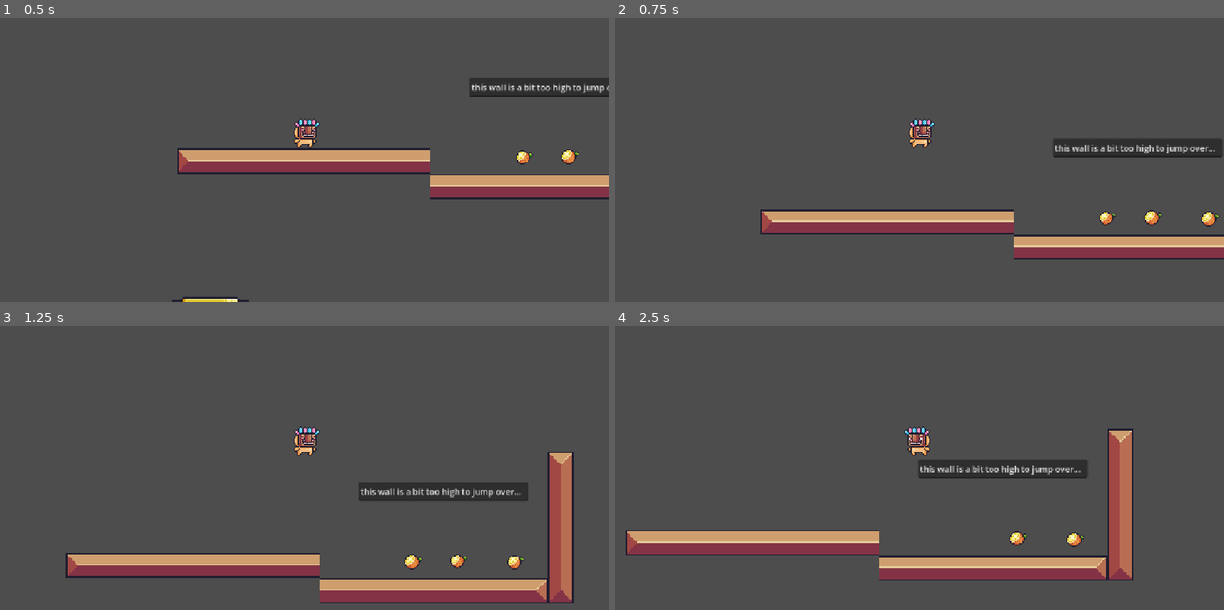
Above: before the commit, frames 1-4 (two rows, left to right).
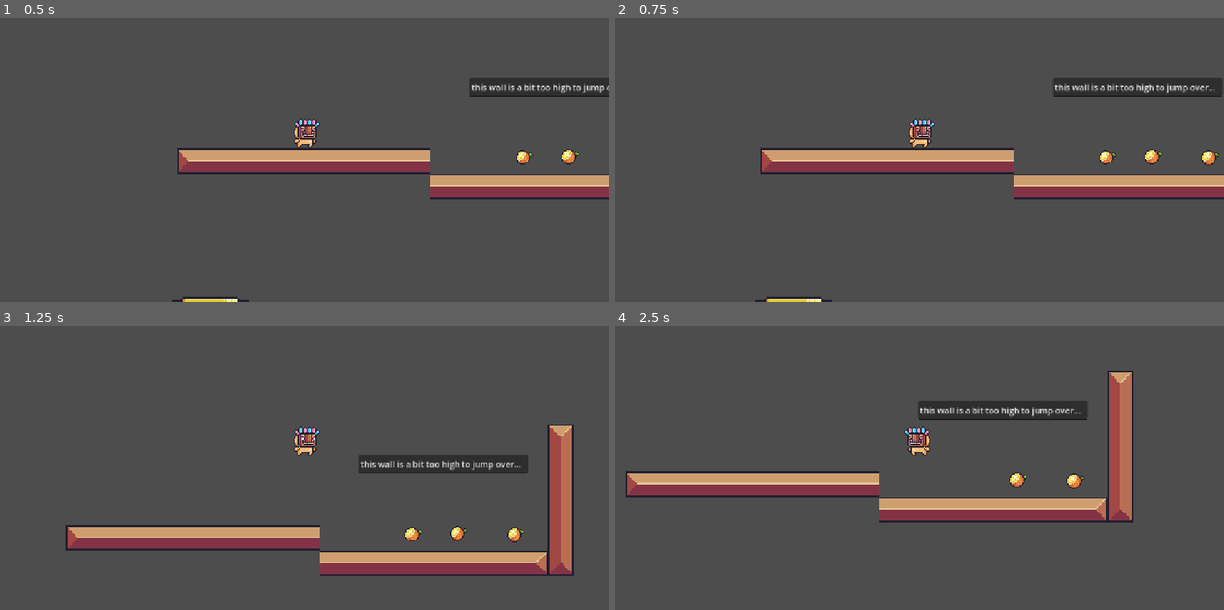
Above: after the commit, the same moments.

Repository: gustdev-c/gmtk-jam-2026
Game: Godot game, scene res://node_2d.tscn
The game is run twice, just before and just after one commit, with the same random seed, the same clock (stepped at 60 frames per second) and the same inputs.
Inputs:
- Up to frame 1 (0.5 s): no input
- Up to frame 2 (0.75 s): tap Enter (ui_accept) at 0.5, 0.6 s; hold Right (ui_right) from 0.53 s (still down)
- Up to frame 3 (1.25 s): keep holding Right (ui_right); tap Space (jump, bound only after the commit) at 0.77, 0.8, 1.07 s
- Up to frame 4 (2.5 s): tap Space (jump, bound only after the commit) at 1.35, 1.52, 1.82, 2.3 s; tap Enter (ui_accept) at 1.55, 2.1 s; release Right (ui_right) at 2.03 s; hold Left (ui_left) from 2.03 s (still down)

Frame 1 is identical in both runs. In frame 2, 17% of the frame differs, in the area x 23-100%, y 21-100%; in frame 3, 19%; in frame 4, 20%, in the area x 1-86%, y 15-90%.

Commit message:
Changed UI input actions for custom input actions

Diff:
--- a/player.gd
+++ b/player.gd
@@ -1,7 +1,7 @@
 extends CharacterBody2D
 
 const SPEED = 300.0
-const JUMP_VELOCITY = -600.0
+const JUMP_VELOCITY = -500.0
 
 var jumpsLeft = 1
 
@@ -14,14 +14,14 @@
 		jumpsLeft = global.maxJumps
 
 	# Handle jump.
-	if Input.is_action_just_pressed("ui_accept"):
+	if Input.is_action_just_pressed("jump"):
 		if is_on_floor() or not is_on_floor() and jumpsLeft > 0:
 			velocity.y = JUMP_VELOCITY
 			jumpsLeft = jumpsLeft - 1
 
 	# Get the input direction and handle the movement/deceleration.
 	# As good practice, you should replace UI actions with custom gameplay actions.
-	var direction := Input.get_axis("ui_left", "ui_right")
+	var direction := Input.get_axis("left", "right")
 	if direction:
 		velocity.x = direction * SPEED
 	else:
--- a/project.godot
+++ b/project.godot
@@ -24,6 +24,31 @@
 window/stretch/mode="canvas_items"
 window/stretch/aspect="expand"
 
+[input]
+
+jump={
+"deadzone": 0.2,
+"events": [Object(InputEventKey,"resource_local_to_scene":false,"resource_name":"","device":-1,"window_id":0,"alt_pressed":false,"shift_pressed":false,"ctrl_pressed":false,"meta_pressed":false,"pressed":false,"keycode":0,"physical_keycode":32,"key_label":0,"unicode":32,"location":0,"echo":false,"script":null)
+, Object(InputEventJoypadButton,"resource_local_to_scene":false,"resource_name":"","device":-1,"button_index":0,"pressure":0.0,"pressed":false,"script":null)
+]
+}
+left={
+"deadzone": 0.2,
+"events": [Object(InputEventKey,"resource_local_to_scene":false,"resource_name":"","device":-1,"window_id":0,"alt_pressed":false,"shift_pressed":false,"ctrl_pressed":false,"meta_pressed":false,"pressed":false,"keycode":0,"physical_keycode":65,"key_label":0,"unicode":97,"location":0,"echo":false,"script":null)
+, Object(InputEventKey,"resource_local_to_scene":false,"resource_name":"","device":-1,"window_id":0,"alt_pressed":false,"shift_pressed":false,"ctrl_pressed":false,"meta_pressed":false,"pressed":false,"keycode":0,"physical_keycode":4194319,"key_label":0,"unicode":0,"location":0,"echo":false,"script":null)
+, Object(InputEventJoypadButton,"resource_local_to_scene":false,"resource_name":"","device":-1,"button_index":13,"pressure":0.0,"pressed":false,"script":null)
+, Object(InputEventJoypadMotion,"resource_local_to_scene":false,"resource_name":"","device":-1,"axis":0,"axis_value":-1.0,"script":null)
+]
+}
+right={
+"deadzone": 0.2,
+"events": [Object(InputEventKey,"resource_local_to_scene":false,"resource_name":"","device":-1,"window_id":0,"alt_pressed":false,"shift_pressed":false,"ctrl_pressed":false,"meta_pressed":false,"pressed":false,"keycode":0,"physical_keycode":68,"key_label":0,"unicode":100,"location":0,"echo":false,"script":null)
+, Object(InputEventKey,"resource_local_to_scene":false,"resource_name":"","device":-1,"window_id":0,"alt_pressed":false,"shift_pressed":false,"ctrl_pressed":false,"meta_pressed":false,"pressed":false,"keycode":0,"physical_keycode":4194321,"key_label":0,"unicode":0,"location":0,"echo":false,"script":null)
+, Object(InputEventJoypadButton,"resource_local_to_scene":false,"resource_name":"","device":-1,"button_index":14,"pressure":0.0,"pressed":false,"script":null)
+, Object(InputEventJoypadMotion,"resource_local_to_scene":false,"resource_name":"","device":-1,"axis":0,"axis_value":1.0,"script":null)
+]
+}
+
 [physics]
 
 3d/physics_engine="Jolt Physics"
